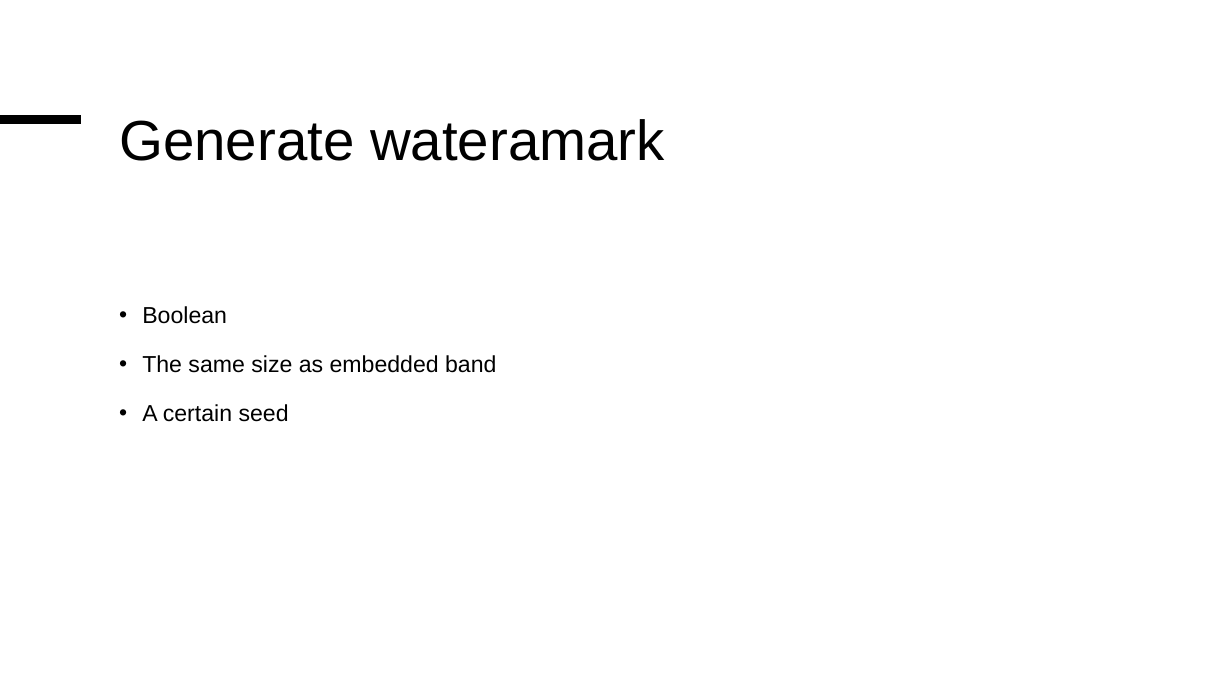
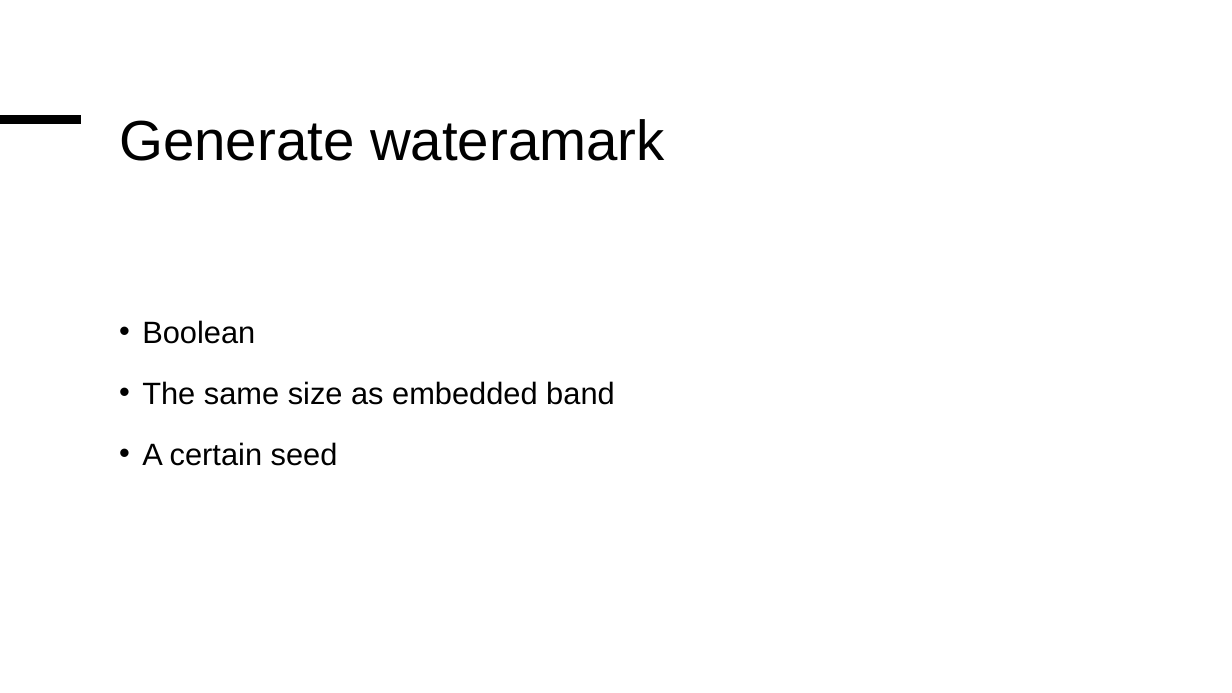
Before and after one commit to RiverUp/The-Robustness-of-Watermark-Embeddedness-Based-on-Different-Transformations-with-Different-Algorithm, a slide deck: slide 14 of report/The Robustness of Watermark Embeddedness Based on Different Transformations with Different Algorithms into Different Fre.pptx. Drawn at 1232x693 pixels with LibreOffice and Linux fonts; fonts in the diff are those of the drawing. Boxes give left, top, right and bottom in pixels: in the first picture for what was removed or moved away, otherwise in the second. Text is boxed around its words. In the diff, an @@ line names an element or a change of style, - is before the commit and + after.

```diff
--- a/report/The Robustness of Watermark Embeddedness Based on Different Transformations with Different Algorithms into Different Fre.pptx
+++ b/report/The Robustness of Watermark Embeddedness Based on Different Transformations with Different Algorithms into Different Fre.pptx
@@ text "Boolean" at <box>142,320,615,466</box>: size 18 to 24 pt @@
```
Also in this commit, not shown: 4 other slides changed, 1 slide added, 1 slide removed, 1 other file.
